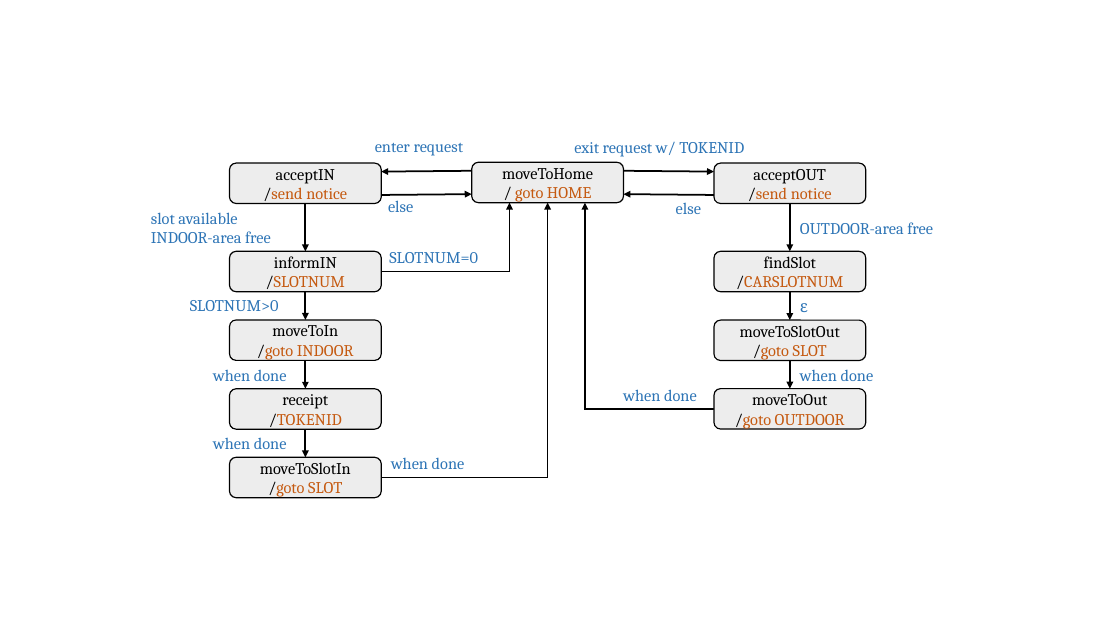
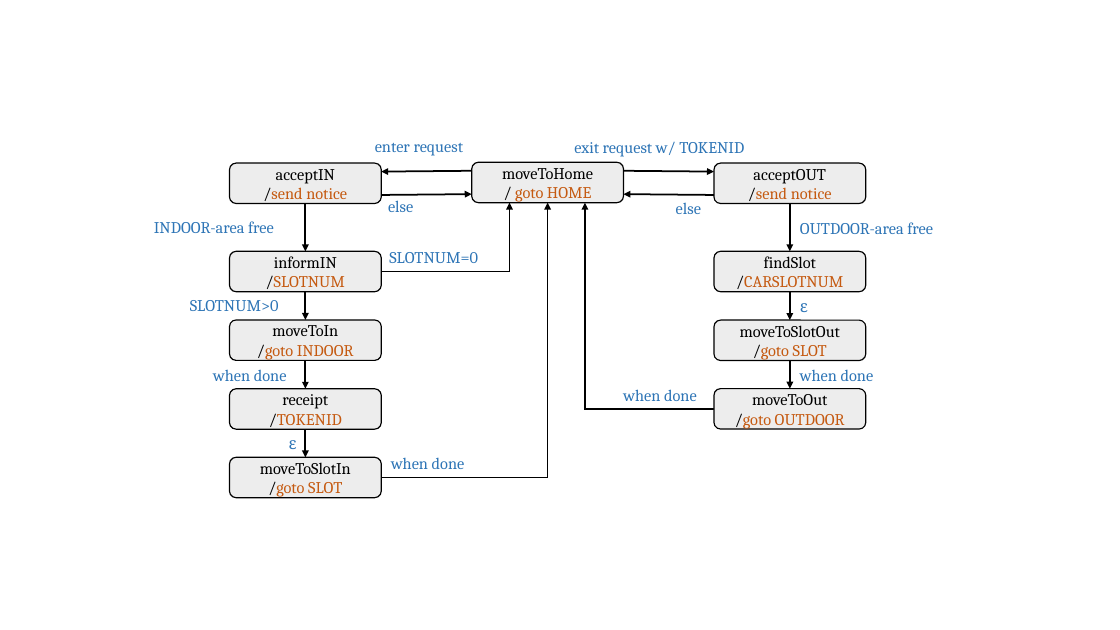
Before and after one commit to JackFantaz/FantazziniGiacomoIss, a slide deck: slide 5 of FinalTask/userDocs/img/final_task_schema.pptx. Drawn at 1120x630 pixels with LibreOffice and Linux fonts; fonts in the diff are those of the drawing. Boxes give left, top, right and bottom in pixels: in the first picture for what was removed or moved away, otherwise in the second. Text is boxed around its words. In the diff, an @@ line names an element or a change of style, - is before the commit and + after.

```diff
--- a/FinalTask/userDocs/img/final_task_schema.pptx
+++ b/FinalTask/userDocs/img/final_task_schema.pptx
@@ text "INDOOR-area free": place and size @@
-text "INDOOR-area free" at (151, 212, 271, 243)
+text "INDOOR-area free" at (154, 221, 274, 233)
@@ text at (151, 212, 237, 224): paragraph removed @@
-slot available
@@ text removed at (213, 437, 287, 449) @@
-when done
@@ text added at (289, 440, 297, 449), 14 pt, text #2E75B6 @@
+ε
```
Also in this commit, not shown: 18 other files.
